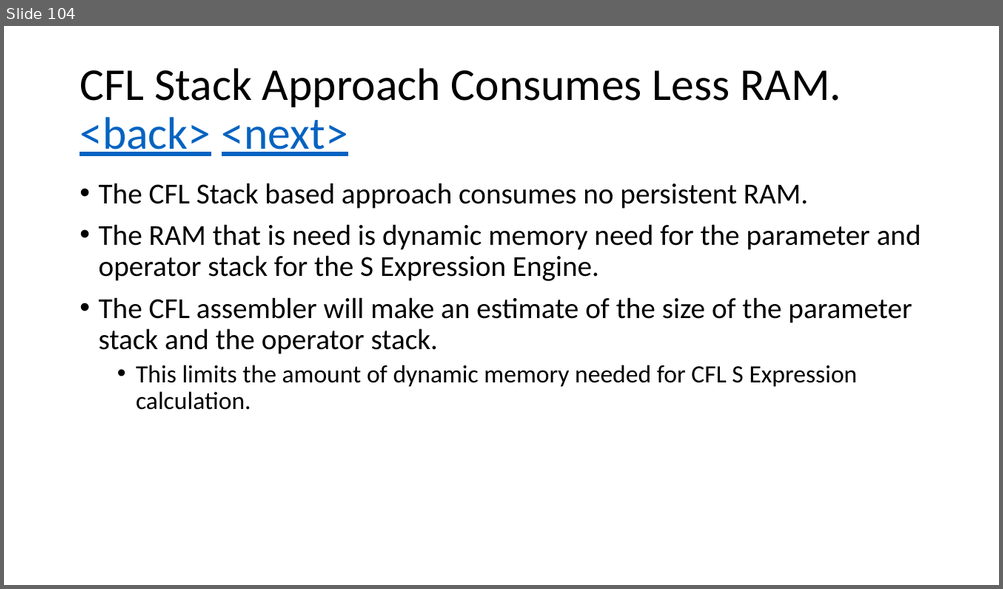
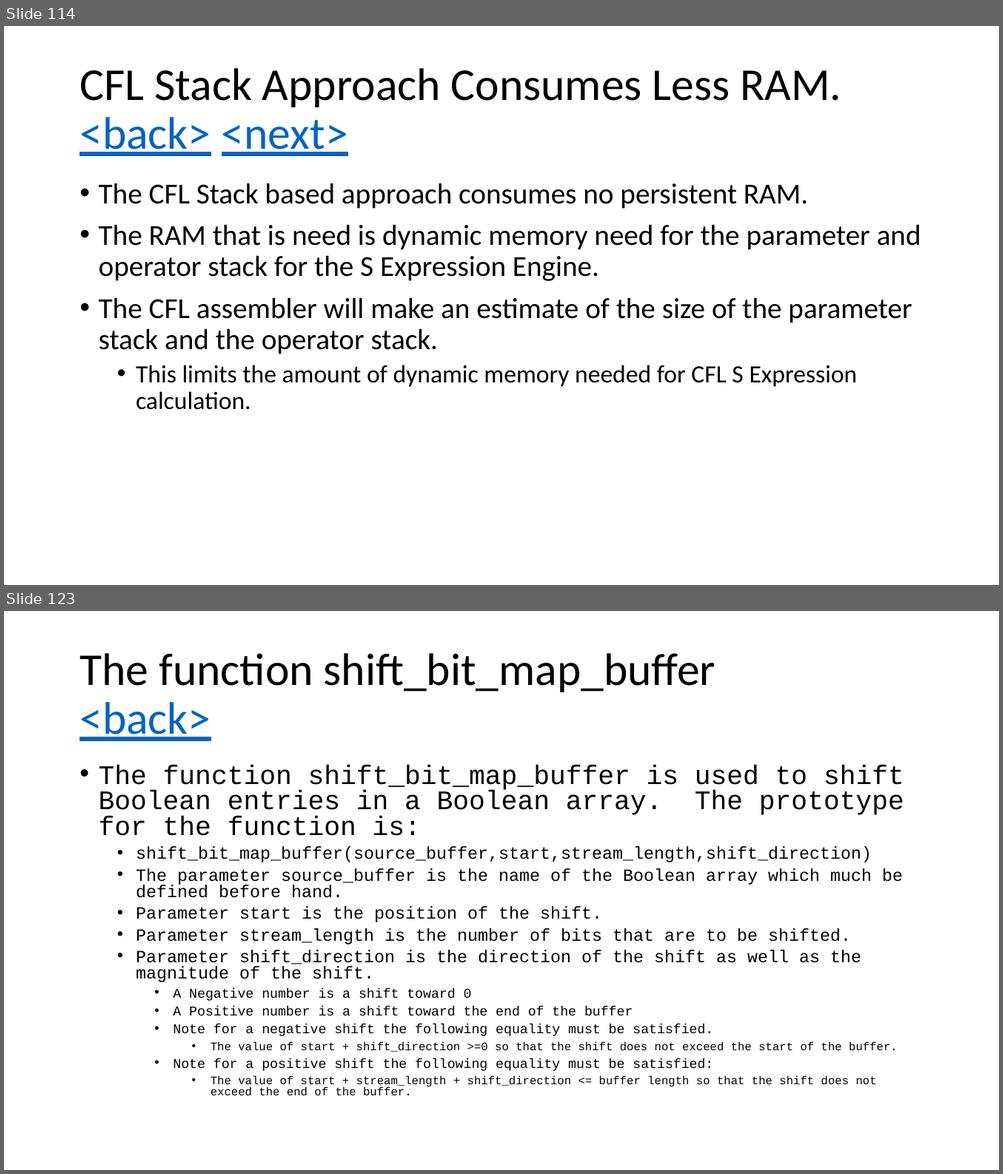
Before and after one commit to glenn-edgar/CFL, a slide deck: documentation/CFL_Documentation.pptx. Shown one above the other, each under a label of ours: slide 104 before the commit, slides 114 and 123 after it; the slides between them are not shown. The pictures are 1003x589 and 1003x1174 pixels, drawn with LibreOffice and Linux fonts; fonts in the diff are those of the drawing. Boxes give left, top, right and bottom in pixels: in the first picture for what was removed or moved away, otherwise in the second. Text is boxed around its words. In the diff, an @@ line names an element or a change of style, - is before the commit and + after.

```diff
--- a/documentation/CFL_Documentation.pptx
+++ b/documentation/CFL_Documentation.pptx
@@ slide 123 added at (x1=4, y1=611, x2=999, y2=1170), background #FFFFFF @@
@@ title added at (x1=79, y1=653, x2=716, y2=741), 44 pt, text #000000 @@
+The function shift_bit_map_buffer
+<back>
@@ text added at (x1=99, y1=765, x2=904, y2=1096), 16.6 pt, text #000000 @@
+• The function shift_bit_map_buffer is used to shift Boolean entries in a Boolean array. The prototype for the function is:
+  • shift_bit_map_buffer(source_buffer,start,stream_length,shift_direction)
+  • The parameter source_buffer is the name of the Boolean array which much be defined before hand.
+  • Parameter start is the position of the shift.
+  • Parameter stream_length is the number of bits that are to be shifted.
+  • Parameter shift_direction is the direction of the shift as well as the magnitude of the shift.
+    • A Negative number is a shift toward 0
+    • A Positive number is a shift toward the end of the buffer
+    • Note for a negative shift the following equality must be satisfied.
+      • The value of start + shift_direction >=0 so that the shift does not exceed the start of the buffer.
+    • Note for a positive shift the following equality must be satisfied:
+      • The value of start + stream_length + shift_direction <= buffer length so that the shift does not exceed the end of the buffer.
@@ what was slide 104 is now slide 114 @@
```
Also in this commit, not shown: 12 slides changed, 89 other slides added, 2 slides removed, 9 other files.
